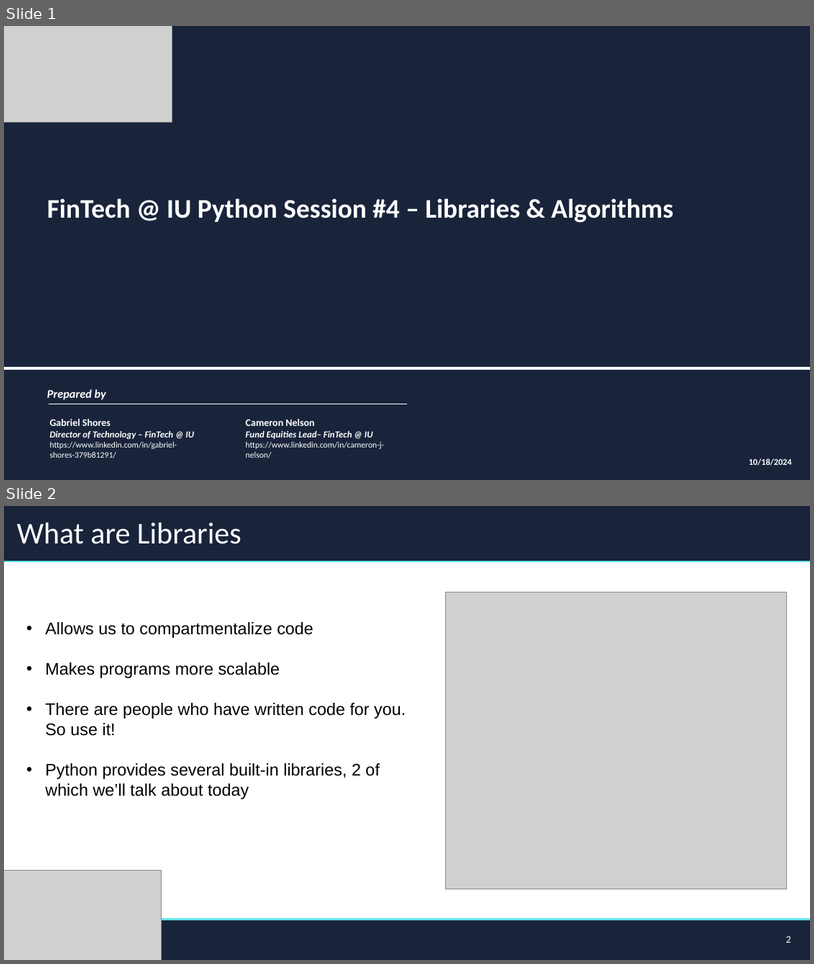
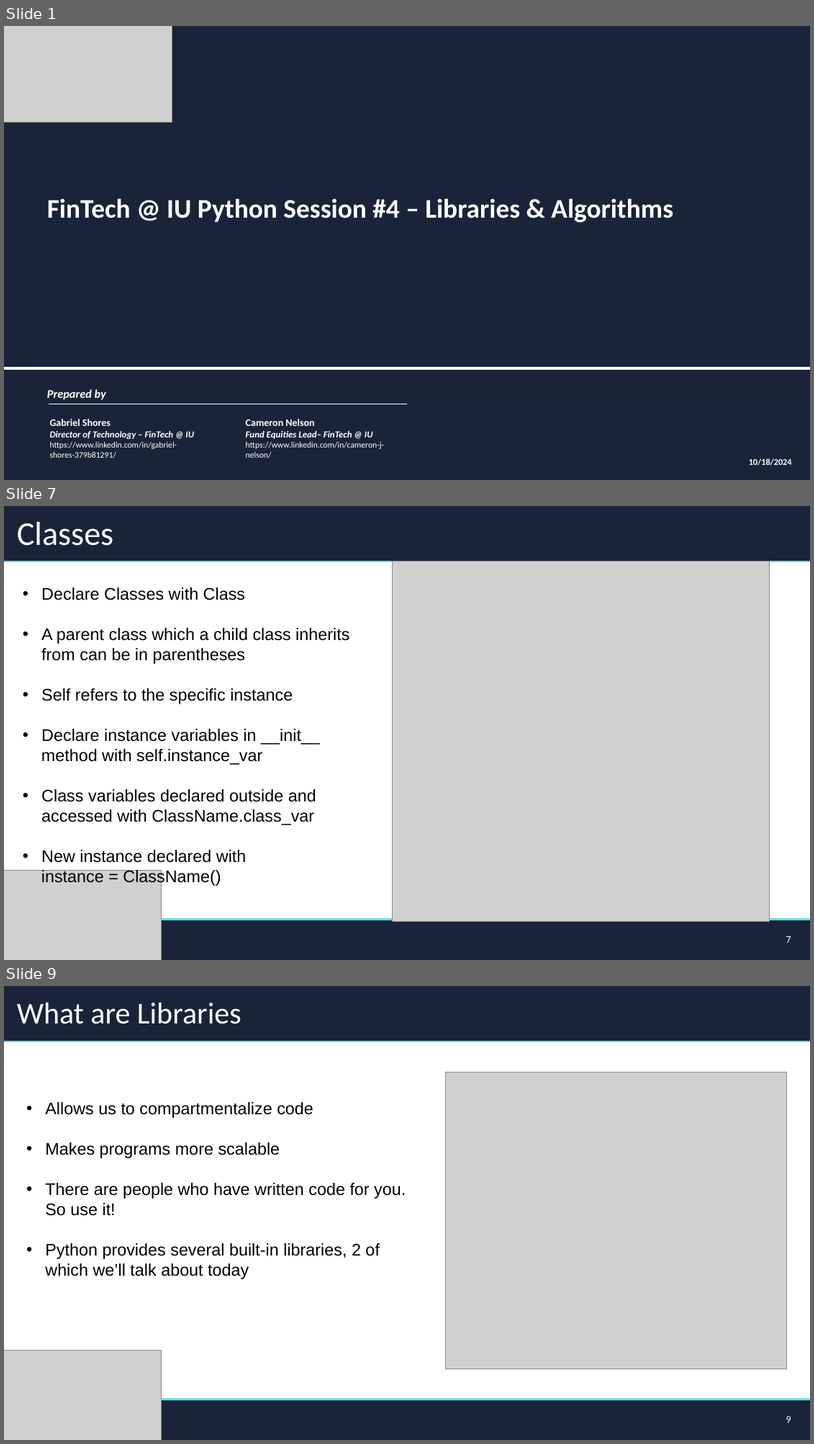
Before and after one commit to FinTechIU/pySupp, a slide deck: FA24/WK4/CodingSessionFour.pptx. Shown one above the other, each under a label of ours: slides 1 and 2 before the commit, slides 1, 7 and 9 after it; the slides between them are not shown. The pictures are 814x964 and 814x1444 pixels, drawn with LibreOffice and Linux fonts; fonts in the diff are those of the drawing; grey boxes stand for pictures; background and template pictures are left out. Boxes give left, top, right and bottom in pixels: in the first picture for what was removed or moved away, otherwise in the second. Text is boxed around its words. In the diff, an @@ line names an element or a change of style, - is before the commit and + after.

Commit message:
Added teching classes and some more algorithmic complexity

```diff
--- a/FA24/WK4/CodingSessionFour.pptx
+++ b/FA24/WK4/CodingSessionFour.pptx
@@ slide 7 added at [4, 506, 810, 960], background #FFFFFF @@
@@ rectangle added at [4, 506, 810, 561], fill #19243B, outline #19243B 1 pt @@
@@ title added at [17, 522, 113, 546], 39.6 pt, text #FFFFFF @@
+Classes
@@ line added from (4, 561) to (810, 561), #5EE1E6 2.25 pt @@
@@ picture added at [392, 561, 770, 921] @@
@@ text added at [41, 587, 350, 886], 20 pt, text #000000 @@
+• Declare Classes with Class
+• A parent class which a child class inherits from can be in parentheses
+• Self refers to the specific instance
+• Declare instance variables in __init__
+method with self.instance_var
+• Class variables declared outside and accessed with ClassName.class_var
+• New instance declared with
+instance = ClassName()
@@ picture added at [4, 870, 162, 960] @@
@@ rectangle added at [4, 921, 810, 960], fill #19243B, outline #19243B 1 pt @@
@@ line added from (4, 919) to (810, 919), #5EE1E6 2.25 pt @@
@@ page number added at [787, 936, 792, 942], 12 pt, text #FFFFFF @@
+7
@@ what was slide 2 is now slide 9 @@
@@ page number at [787, 1416, 792, 1422]: text changed @@
-2
+9
```
Also in this commit, not shown: 6 other slides added, 2 other files.
